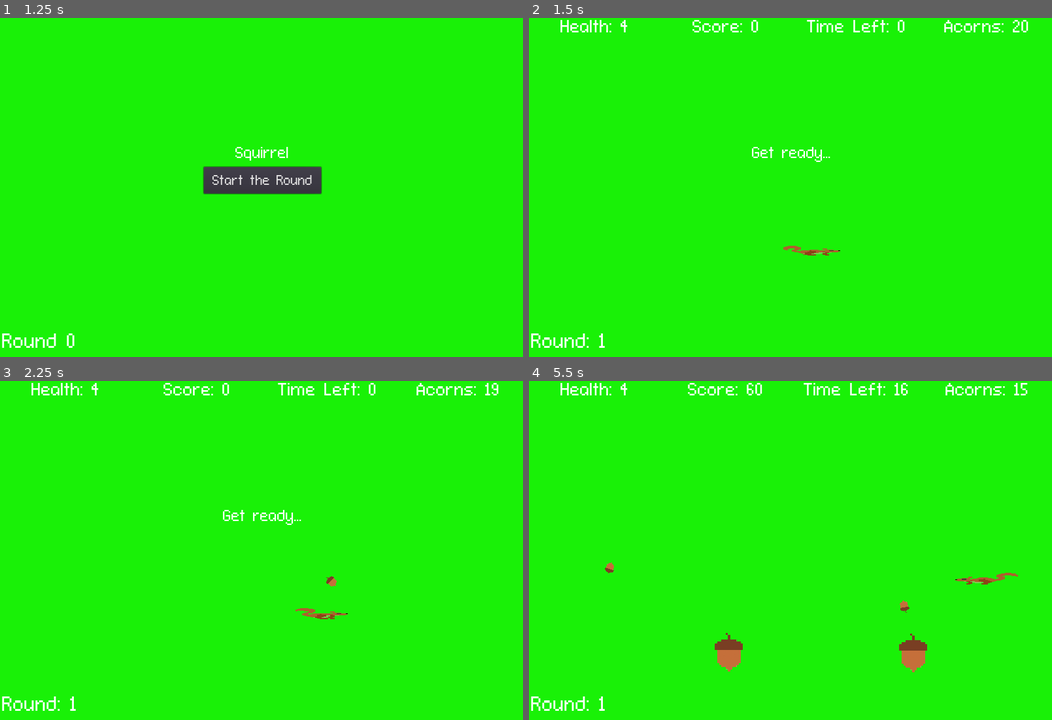
Above: before the commit, frames 1-4 (two rows, left to right).
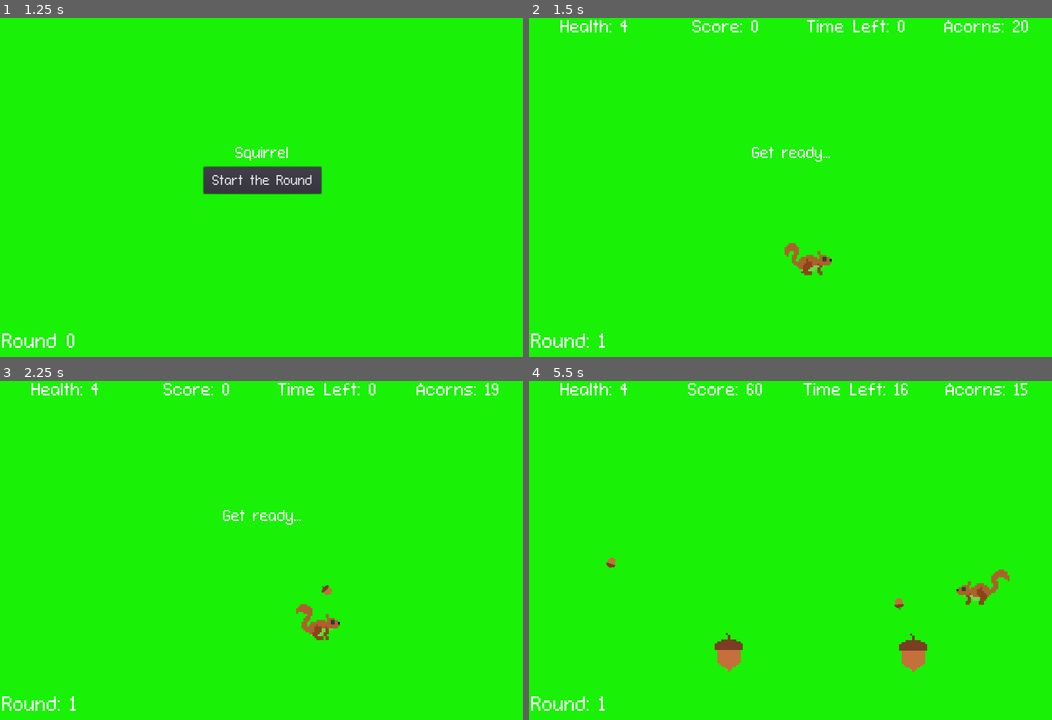
Above: after the commit, the same moments.

Repository: nygren23/2DGame_Squirrel
Game: Godot game, scene res://UpgradeScreen.tscn
Two runs of this game, one before a commit and one after it. Both use one fixed random seed, a clock stepped at 60 frames per second and the inputs below. This scene is started directly instead of the project's main scene.
Inputs (mouse positions are in pixels of both pictures, inside the frame that each line leads up to):
- Up to frame 1 (1.25 s): click "Play Next Level" at 0.5 s
- Up to frame 2 (1.5 s): click "Start the Round" at 1.25 s
- Up to frame 3 (2.25 s): tap Enter at 2 s; move the mouse to (376, 533) at 2.02 s; hold D (move_right) from 2.03 s (still down); click (376, 533) at 2.1 s
- Up to frame 4 (5.5 s): move the mouse to (685, 567) at 2.77 s; release D (move_right) at 2.78 s; hold S (move_down) 2.78-3.53 s; click (685, 567) at 2.85 s; move the mouse to (842, 475) at 3.52 s; hold D (move_right) 3.53-4.28 s; click (842, 475) at 3.6 s; move the mouse to (764, 618) at 4.27 s; hold W (move_up) 4.28-5.03 s; click (764, 618) at 4.35 s; move the mouse to (947, 601) at 5.02 s; hold A (move_left) from 5.03 s (still down); click (947, 601) at 5.1 s

Frame 1 is identical in both runs. In frame 2, 0.4% of the frame differs, in the area x 48-60%, y 66-76%; in frame 3, 0.5%; in frame 4, 0.6%, in the area x 14-94%, y 51-69%.

Commit message:
added sound effects

Diff:
--- a/Bullet.gd
+++ b/Bullet.gd
@@ -36,4 +36,5 @@
 # this destroys the bullet when it hits an enemy
 func _on_Bullet_area_entered(area):
 	print("enemy hit")
+
 	queue_free()
--- a/Main.gd
+++ b/Main.gd
@@ -12,6 +12,7 @@
 var enemy_spawn_array # array of all the spawn points for enemies
 var acorn_spawn_array
 var score = 0 # current score
+var endmusicstarted = false
 
 #puts the spawn points in an array.
 func _ready():
@@ -26,7 +27,7 @@
 	if(newGame):
 		score = 0
 		newGame = false
-		$HUD.update_score(score)
+		$HUD.update_score(GlobalStats.getScore())
 
 	if GlobalStats.nuxModeFlag:
 		$Player.setAcorns(GlobalStats.getNuxNumAcorns())
@@ -48,6 +49,7 @@
 
 	$Player.start($StartPosition.position) #spawns the player
 	$StartTimer.start()
+	#$endofroundmusic.stop()
 	$Music.play()
 
 	$HUD.show_message("Get ready...")
@@ -73,6 +75,8 @@
 	$HUD.show_game_over()
 	$Music.stop()
 	$DeathSound.play()
+
+	print("Game Over")
 	$Player.setGameStart()
 	newGame = true
 	$Player.setHealth($Player.getMaxHealth())
@@ -116,6 +120,7 @@
 	$AcornTimer.stop()
 	$HUD.show_round_over()
 	$Music.stop()
+	#$endofroundmusic.play()
 	GlobalStats.setNumAcorns($Player.getAcorns())
 	#$Player.setHealth($Player.getMaxHealth())
 	#$Player.setAcorns($Player.getMaxAcorns())
@@ -129,6 +134,16 @@
 
 #"main" function - runs every frame
 func _process(delta):
+	if(safe):
+		if (!endmusicstarted):
+			$endofroundmusic.play()
+			endmusicstarted = true
+
+
+	else:
+		endmusicstarted = false
+		$endofroundmusic.stop()
+
 	if $Player.game_start:
 		$HUD.show_all()
 		$HUD.update_time(int($endOfMatchTimer.time_left))
@@ -149,3 +164,7 @@
 func _on_UpgradeButtonTemp_pressed():
 	get_tree().change_scene("res://Main")
 	#get_tree().change_scene("/root/Main/UpgradeScreen.tscn")
+
+func playMobDeath():
+	$mobdeathsound.play()
+	$mobdeathsound.stop()
--- a/Main.tscn
+++ b/Main.tscn
@@ -6,6 +6,10 @@
 [ext_resource path="res://HUD.tscn" type="PackedScene" id=4]
 [ext_resource path="res://Bullet.tscn" type="PackedScene" id=5]
 [ext_resource path="res://Acorn.tscn" type="PackedScene" id=6]
+[ext_resource path="res://Pixelland.mp3" type="AudioStream" id=7]
+[ext_resource path="res://Komiku_-_03_-_Mushrooms.mp3" type="AudioStream" id=8]
+[ext_resource path="res://videogame-death-sound-43894.mp3" type="AudioStream" id=9]
+[ext_resource path="res://DogWhimperWhineCry PE918602.mp3" type="AudioStream" id=10]
 
 [node name="Main" type="Node"]
 script = ExtResource( 1 )
@@ -33,14 +37,23 @@
 wait_time = 2.0
 
 [node name="Player" parent="." instance=ExtResource( 3 )]
-position = Vector2( -40, 61 )
-scale = Vector2( 0.4, 0.1 )
+position = Vector2( -97, 81 )
+scale = Vector2( 0.335786, 0.320327 )
 
 [node name="HUD" parent="." instance=ExtResource( 4 )]
 
 [node name="Music" type="AudioStreamPlayer" parent="."]
+stream = ExtResource( 7 )
 
 [node name="DeathSound" type="AudioStreamPlayer" parent="."]
+stream = ExtResource( 9 )
+volume_db = 2.622
+
+[node name="mobdeathsound" type="AudioStreamPlayer" parent="."]
+stream = ExtResource( 10 )
+
+[node name="endofroundmusic" type="AudioStreamPlayer" parent="."]
+stream = ExtResource( 8 )
 
 [node name="StartPosition" type="Position2D" parent="."]
 position = Vector2( 537, 472 )
--- a/Mob.gd
+++ b/Mob.gd
@@ -84,7 +84,9 @@
 
 	if(health <= 0):
 		main.addToScore(100)
+		main.playMobDeath()
 		queue_free()
+
 
 
 func _on_damage_indicator_timer_timeout():
--- a/Mob.tscn
+++ b/Mob.tscn
@@ -1,5 +1,6 @@
-[gd_scene load_steps=7 format=2]
+[gd_scene load_steps=8 format=2]
 
+[ext_resource path="res://DogWhimperWhineCry PE918602.mp3" type="AudioStream" id=1]
 [ext_resource path="res://images/dog1frame3.png" type="Texture" id=2]
 [ext_resource path="res://images/dog1frame1.png" type="Texture" id=3]
 [ext_resource path="res://images/dog1frame2.png" type="Texture" id=4]
@@ -42,7 +43,6 @@
 animation = "walk"
 
 [node name="VisibilityNotifier2D" type="VisibilityNotifier2D" parent="."]
-visible = false
 position = Vector2( -49.2857, -4.99998 )
 scale = Vector2( 1.3, 1.26786 )
 rect = Rect2( -50, -40, 100, 80 )
@@ -58,7 +58,6 @@
 polygon = PoolVector2Array( -101.429, 110, -87.1429, 108.571, -85.7143, 47.1429, 11.4286, 45.7143, 12.8571, 107.143, 30 …(570 unchanged characters)…
 
 [node name="damage_indicator" type="Label" parent="."]
-visible = false
 margin_left = 95.7143
 margin_top = -50.0
 margin_right = 135.714
@@ -70,21 +69,22 @@
 wait_time = 0.1
 
 [node name="hurtbox" type="Area2D" parent="."]
-visible = false
 position = Vector2( 32.8571, -51.4286 )
 collision_layer = 32
 collision_mask = 2
 
 [node name="CollisionPolygon2D" type="CollisionPolygon2D" parent="hurtbox"]
-visible = false
-position = Vector2( -28.5714, -17.1429 )
-polygon = PoolVector2Array( -101.429, 110, -87.1429, 108.571, -85.7143, 47.1429, 11.4286, 45.7143, 12.8571, 107.143, 30, 107.143, 30, 45.7143, 44.2857, 45.7143, 45.7143, 107.143, 62.8571, 107.143, 64.2857, 31.4286, 94.2857, 31.4286, 95 …(454 unchanged characters)…
+position = Vector2( -87.8572, 43.9286 )
+scale = Vector2( 0.507214, 0.484119 )
+polygon = PoolVector2Array( -101.429, 110, -87.1429, 108.571, -85.7143, 47.1429, 11.4286, 45.7143, 10.9156, 113.434, 30.6312, 113.434, 30, 45.7143, 44.2857, 45.7143, 44.1201, 110.529, 58.8268, 110.529, 64.2857, 31.4286, 94.2857, 31.4286, 95 …(454 unchanged characters)…
 
 [node name="CollisionPolygon2D" type="CollisionPolygon2D" parent="."]
-visible = false
 position = Vector2( -58.5715, 25.7143 )
 scale = Vector2( 0.49328, 0.489652 )
 polygon = PoolVector2Array( -95.7143, -161.429, -81.4286, -161.429, -81.4286, -101.429, -67.1429, -101.429, -62.8571, - …(741 unchanged characters)…
+
+[node name="deathsound" type="AudioStreamPlayer" parent="."]
+stream = ExtResource( 1 )
 
 [connection signal="screen_exited" from="VisibilityNotifier2D" to="." method="_on_VisibilityNotifier2D_screen_exited"]
 [connection signal="area_entered" from="hitbox" to="." method="_on_hitbox_area_entered"]
--- a/Player.gd
+++ b/Player.gd
@@ -86,6 +86,7 @@
 #shoots a bullet where ever the mouse is.
 func shoot():
 	if(acorns > 0):
+		$gunsound.play()
 		var bullet = bulletPath.instance()
 		get_parent().add_child(bullet)
 		bullet.position = $Position2D.global_position
--- a/Player.tscn
+++ b/Player.tscn
@@ -1,6 +1,7 @@
-[gd_scene load_steps=9 format=2]
+[gd_scene load_steps=10 format=2]
 
 [ext_resource path="res://images/sqrl_R2.png" type="Texture" id=1]
+[ext_resource path="res://22-caliber-with-ricochet.mp3" type="AudioStream" id=2]
 [ext_resource path="res://images/sqrl_R3.png" type="Texture" id=3]
 [ext_resource path="res://images/sqrl_R4.png" type="Texture" id=4]
 [ext_resource path="res://Player.gd" type="Script" id=5]
@@ -46,4 +47,9 @@
 [node name="Position2D" type="Position2D" parent="."]
 position = Vector2( 110, 95 )
 
+[node name="gunsound" type="AudioStreamPlayer" parent="."]
+stream = ExtResource( 2 )
+volume_db = 7.429
+pitch_scale = 1.26
+
 [connection signal="body_entered" from="." to="." method="_on_Player_body_entered"]
--- a/UpgradeScreen.gd
+++ b/UpgradeScreen.gd
@@ -8,7 +8,7 @@
 
 # Called when the node enters the scene tree for the first time.
 func _ready():
-	print("hello")
+	$endofroundmusic.play()
 
 
 #Called every frame. 'delta' is the elapsed time since the previous frame.
--- a/UpgradeScreen.tscn
+++ b/UpgradeScreen.tscn
@@ -1,7 +1,8 @@
-[gd_scene load_steps=3 format=2]
+[gd_scene load_steps=4 format=2]
 
 [ext_resource path="res://images/upgradescreen.png" type="Texture" id=1]
 [ext_resource path="res://UpgradeScreen.gd" type="Script" id=2]
+[ext_resource path="res://Komiku_-_03_-_Mushrooms.mp3" type="AudioStream" id=3]
 
 [node name="UpgradeScreen" type="Control"]
 anchor_right = 1.0
@@ -109,6 +110,9 @@
 text = "0
 "
 
+[node name="endofroundmusic" type="AudioStreamPlayer" parent="."]
+stream = ExtResource( 3 )
+
 [connection signal="pressed" from="VerticalContainer/UpgradeButtons/Speed" to="." method="_on_Speed_pressed"]
 [connection signal="pressed" from="VerticalContainer/UpgradeButtons/Acorn_Damage" to="." method="_on_Acorn_Damage_pressed"]
 [connection signal="pressed" from="VerticalContainer/UpgradeButtons/Health" to="." method="_on_Health_pressed"]
Not shown, added: 22-caliber-with-ricochet.mp3.import
Not shown, added: DogWhimperWhineCry PE918602.mp3.import
Not shown, added: Komiku_-_03_-_Mushrooms.mp3.import
Not shown: 1 places in Main.tscn that only renumber resources
Not shown, added: Pixelland.mp3.import
Not shown, added: videogame-death-sound-43894.mp3.import
Not shown, added: 22-caliber-with-ricochet.mp3
Not shown, added: DogWhimperWhineCry PE918602.mp3
Not shown, added: Komiku_-_03_-_Mushrooms.mp3
Not shown, added: Pixelland.mp3
Not shown, added: videogame-death-sound-43894.mp3
